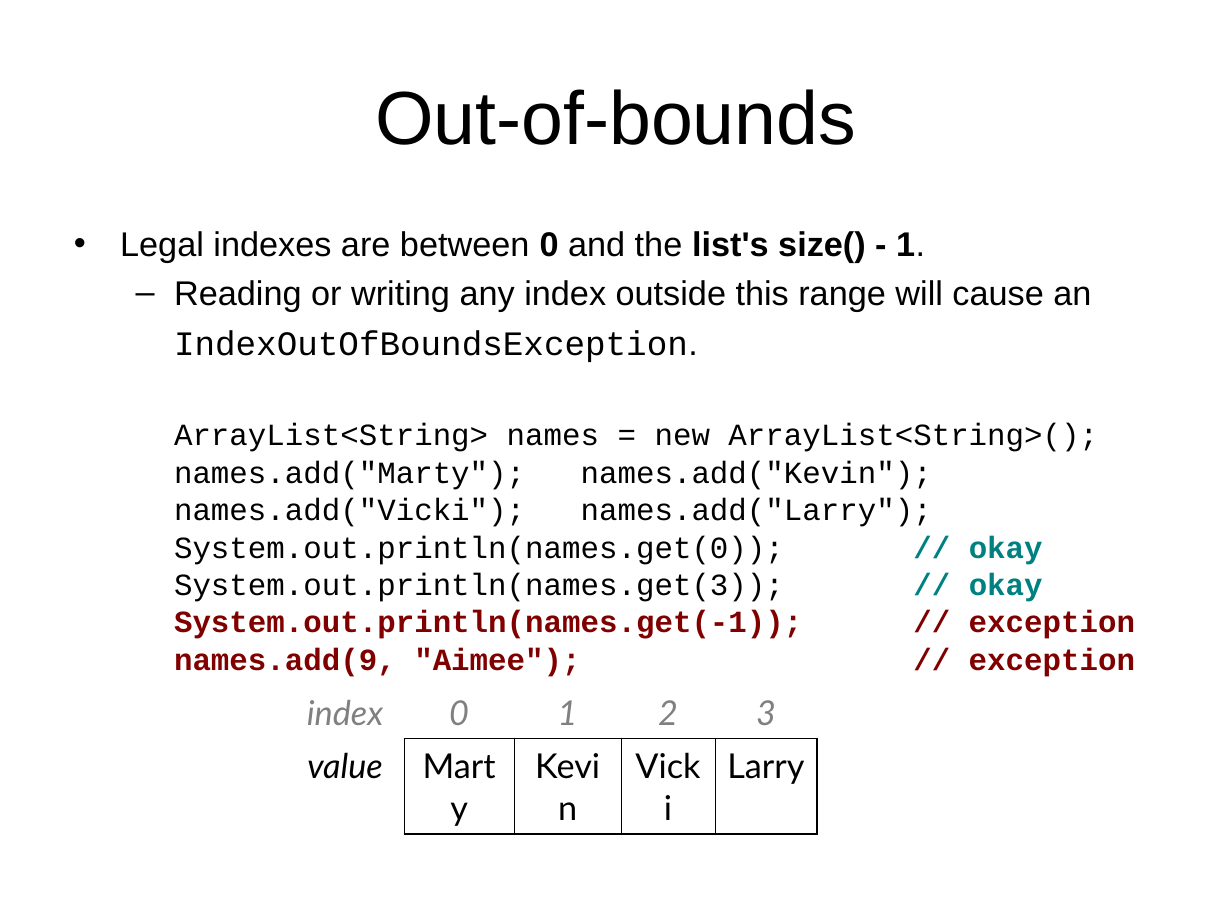
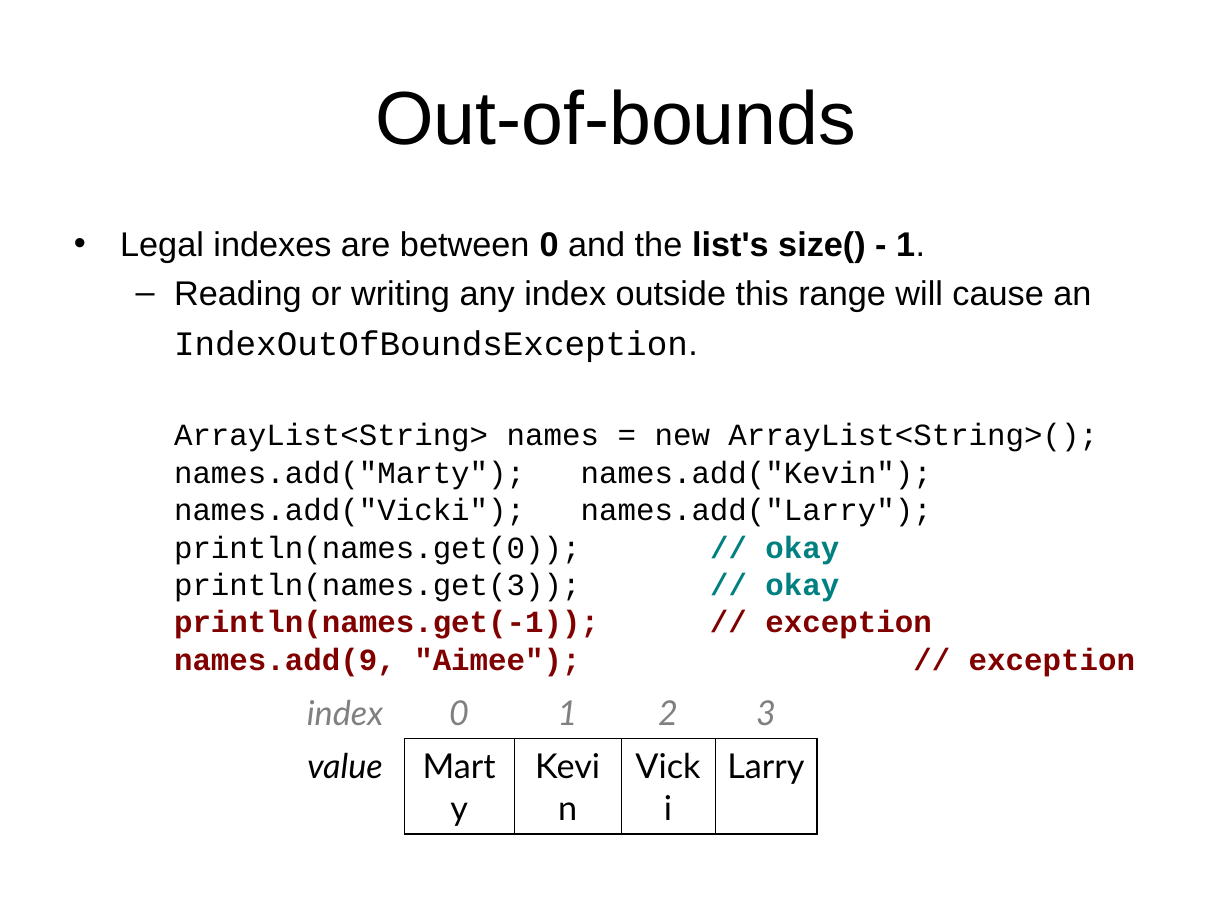
Before and after one commit to LongBaoNguyen/longbaonguyen.github.io, a slide deck: slide 19 of courses/apcsp/lecture13.ppt (slide 21 before the commit). Drawn at 1232x924 pixels with LibreOffice and Linux fonts; fonts in the diff are those of the drawing; background and template pictures are left out. Boxes give left, top, right and bottom in pixels: in the first picture for what was removed or moved away, otherwise in the second. Text is boxed around its words. In the diff, an @@ line names an element or a change of style, - is before the commit and + after.

```diff
--- a/courses/apcsp/lecture13.ppt
+++ b/courses/apcsp/lecture13.ppt
@@ text at (x1=174, y1=536, x2=931, y2=639): text changed; bold on @@
-  System.out.println(names.get(0)); // okay
-  System.out.println(names.get(3)); // okay
-  System.out.println(names.get(-1)); // exception
+  println(names.get(0)); // okay
+  println(names.get(3)); // okay
+  println(names.get(-1)); // exception
```
Also in this commit, not shown: 13 other slides changed, 1 slide added, 2 slides removed, 6 other files.
